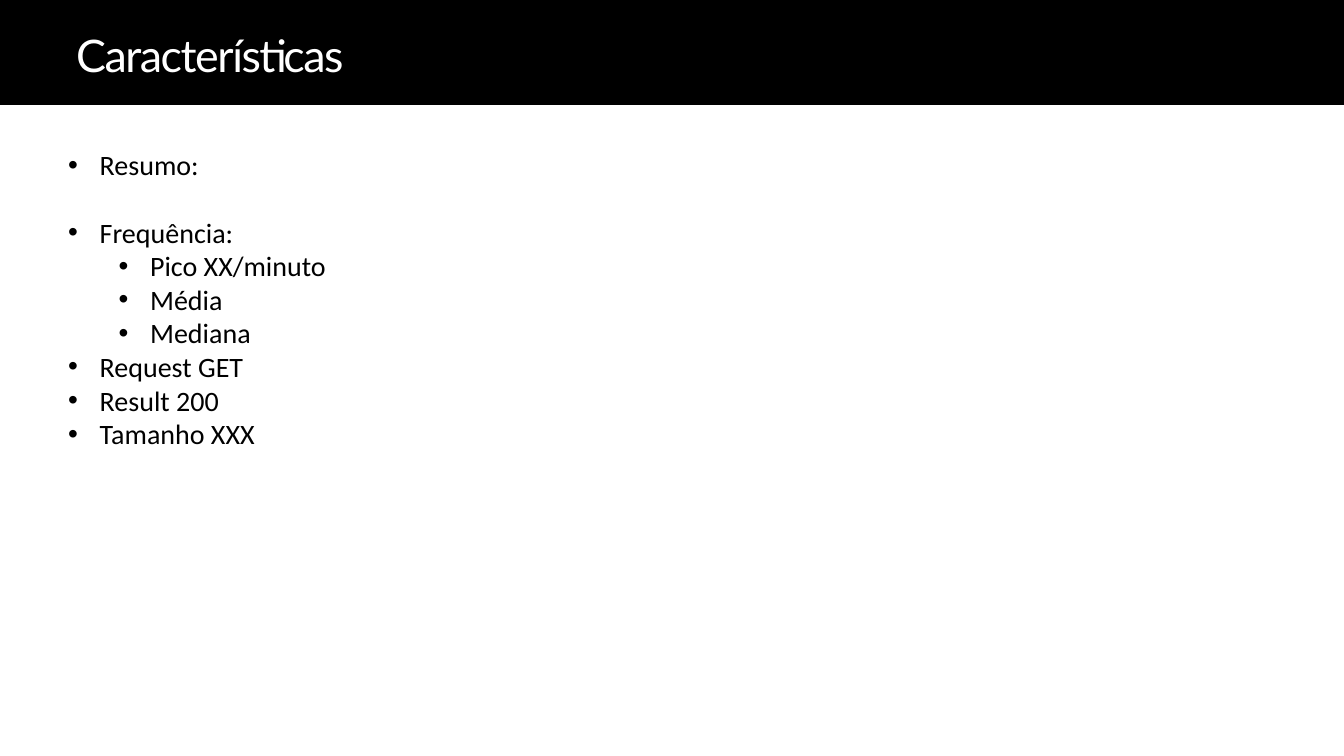
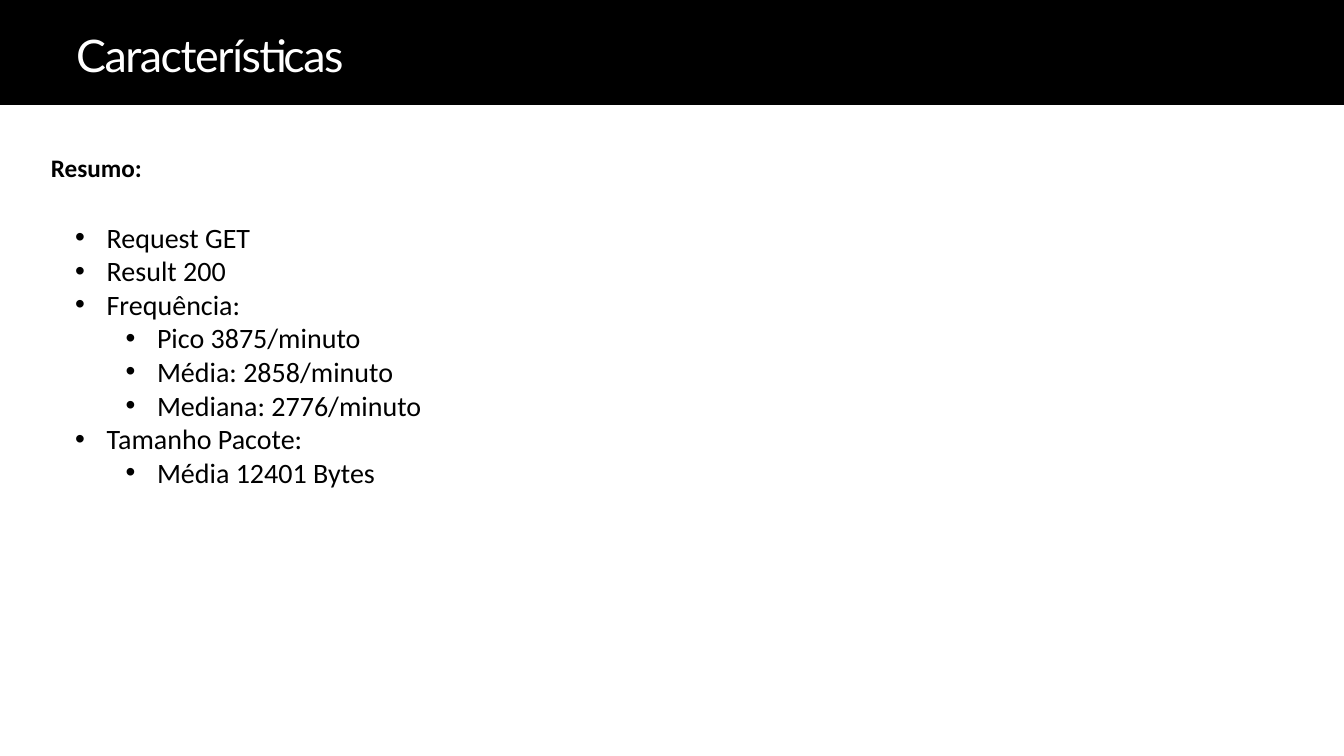
Before and after one commit to lcsvillela/CMP223, a slide deck: slide 4 of CMP223 - Workload Characterization.pptx. Drawn at 1344x756 pixels with LibreOffice and Linux fonts; fonts in the diff are those of the drawing. Boxes give left, top, right and bottom in pixels: in the first picture for what was removed or moved away, otherwise in the second. Text is boxed around its words. In the diff, an @@ line names an element or a change of style, - is before the commit and + after.

```diff
--- a/CMP223 - Workload Characterization.pptx
+++ b/CMP223 - Workload Characterization.pptx
@@ text added at [51,160,142,178], 18 pt, text #000000, bold @@
+Resumo:
@@ text at [100,157,326,344]: paragraphs removed @@
-  • Resumo:
-  • Frequência:
-    • Pico XX/minuto
-    • Média
-    • Mediana
@@ text "Request GET": place and size @@
-text "Request GET" at [100,157,326,444]
+text "Request GET" at [107,230,421,488]
@@ text at [107,295,421,488]: text changed @@
-  • Tamanho XXX
+  • Frequência:
+    • Pico 3875/minuto
+    • Média: 2858/minuto
+    • Mediana: 2776/minuto
+  • Tamanho Pacote:
+    • Média 12401 Bytes
```
Also in this commit, not shown: 3 other slides changed.
